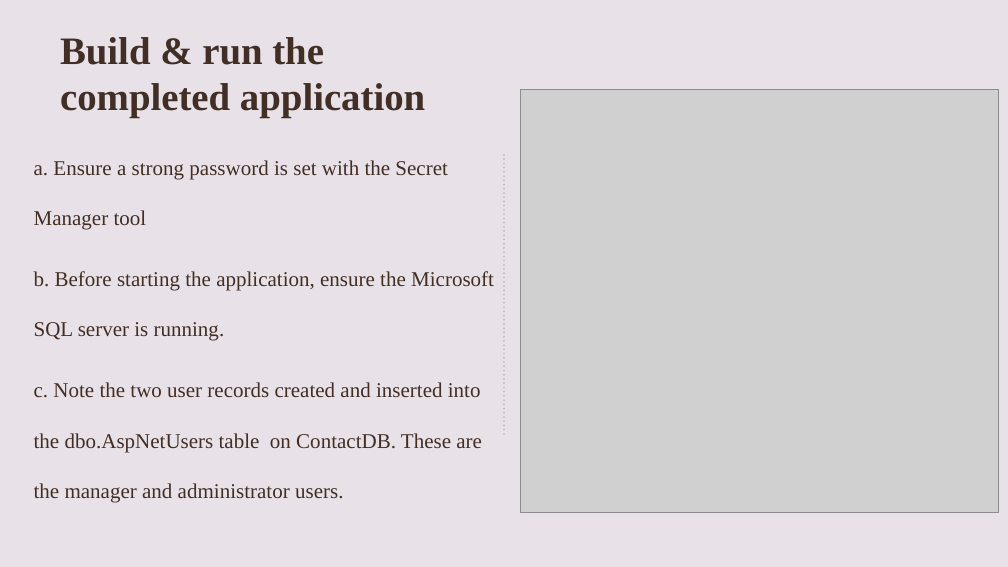
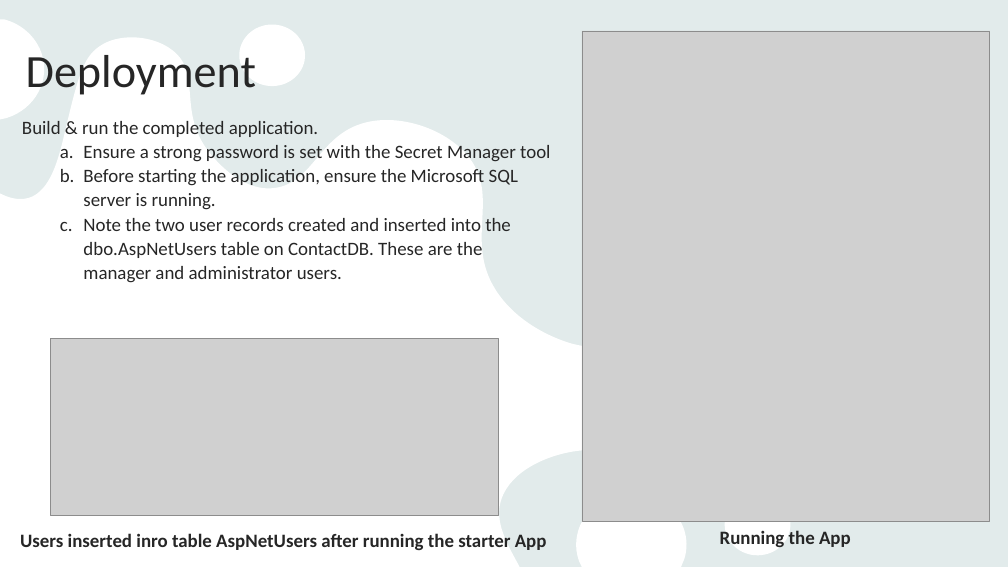
Before and after one commit to habeeb-omotunde/FinalProject_BDAT1001, a slide deck: slide 14 of Group 2 Presentation.pptx (slide 11 before the commit). Drawn at 1008x567 pixels with LibreOffice and Linux fonts; fonts in the diff are those of the drawing; grey boxes stand for pictures. Boxes give left, top, right and bottom in pixels: in the first picture for what was removed or moved away, otherwise in the second. Text is boxed around its words. In the diff, an @@ line names an element or a change of style, - is before the commit and + after.

```diff
--- a/Group 2 Presentation.pptx
+++ b/Group 2 Presentation.pptx
@@ background #E8E2E8 to #E9F3F3 @@
@@ rectangle removed at [0, 0, 1008, 567] @@
@@ rectangle added at [0, 0, 1008, 567], fill #AEAEAE at 10% opacity @@
@@ freeform shape added at [0, 19, 791, 567], fill #FFFFFF @@
@@ title added at [26, 55, 256, 95], 44 pt, text #262626 @@
+Deployment
@@ title removed at [60, 37, 425, 118] @@
-Build & run the completed application
@@ picture: place and size @@
-picture at [521, 89, 999, 513]
+picture at [582, 31, 991, 522]
@@ text at [22, 121, 550, 283]: text changed; size 20 to 18 pt; font Times New Roman to Calibri; text colour #412E24 to #262626 @@
-a. Ensure a strong password is set with the Secret Manager tool
-b. Before starting the application, ensure the Microsoft SQL server is running.
-c. Note the two user records created and inserted into the dbo.AspNetUsers table on ContactDB. These are the manager and administrator users.
+Build & run the completed application.
+  a. Ensure a strong password is set with the Secret Manager tool
+  b. Before starting the application, ensure the Microsoft SQL server is running.
+  c. Note the two user records created and inserted into the dbo.AspNetUsers table on ContactDB. These are the manager and administrator users.
@@ line removed from (504, 155) to (504, 436) @@
@@ group removed at [766, 0, 1008, 416]: 4 freeform shapes @@
@@ picture added at [51, 339, 499, 516] @@
@@ text added at [20, 533, 547, 550], 18 pt, text #262626, bold @@
+Users inserted inro table AspNetUsers after running the starter App
@@ text added at [720, 530, 851, 548], 18 pt, text #262626, bold @@
+Running the App
```
Also in this commit, not shown: 6 other slides changed, 14 slides added, 10 slides removed.
